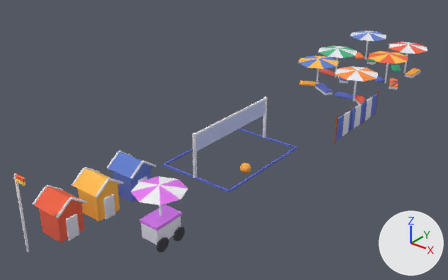
Before and after pictures for a commit that changed the glTF model public/assets/toycar/set-beach-day.glb.
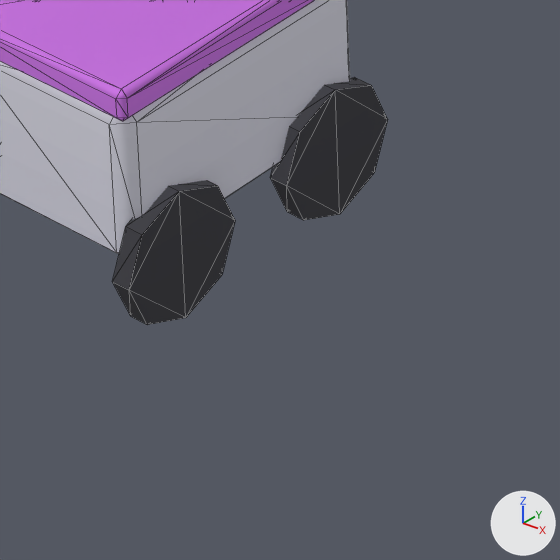
Old and new are each drawn whole from a camera (50 mm lens) standing at (10.15, -18.89, 9.23) and looking at (-1.89, -3.84, -0.1) and again close up on the part from 32% to 45% of the width and 78% to 99% of the height. Every picture has the same lights, and +X, +Y and +Z are marked at lower right. The first two pictures are the older version. The close-ups show mesh edges as thin lines. Where no turn or scale is listed for an object, it has been applied to the vertices. Vertices at exactly the same position are counted once.

The first close-up shows 'beach'.
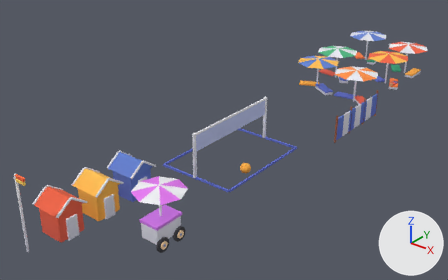
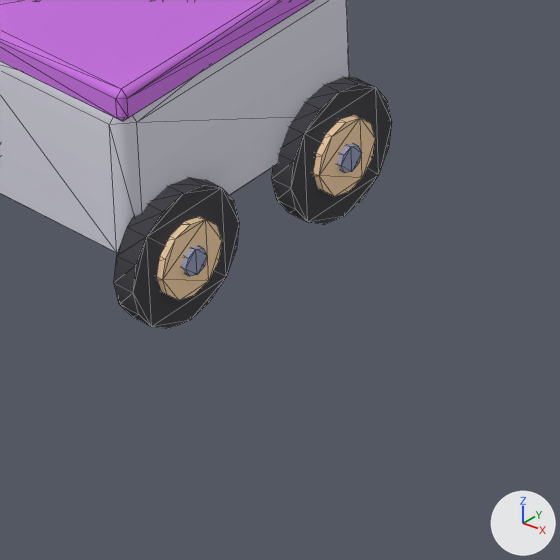
What changed in the scene script:
```text
Change me_beach:
    used by ob_beach; location = (0.2, 6.2, 0.655)
    remove me_beach.from_pydata(...)  # 1687 vertices, 3020 faces; spans x -3.1..1.2, y -18.2..1.4, z -0.7..1.5
    add me_beach.from_pydata(...)  # 1799 vertices, 3228 faces; spans x -3.1..1.2, y -18.2..1.4, z -0.7..1.5
    me_beach part 1: a new loose piece, an 8-sided cylinder along x spanning x 0.75..0.89, y -15.54..-15.46, z -0.495..-0.415, in mat_colormap (picture img_colormap_png)
    me_beach part 2: a new loose piece, an 8-sided cylinder along x spanning x 0.75..0.89, y -16.14..-16.06, z -0.495..-0.415, in mat_colormap (picture img_colormap_png)
    me_beach part 3
    56 faces are deleted
    14 vertices move within x 0.8, y -16.3..-15.3, z -0.6..-0.3
    80 vertices are added at x 0.8..0.9, y -16.3..-15.3, z -0.6..-0.3
    208 new faces join them
```

Pixel boxes (x1, y1, x2, y2) of what changed, in the close-ups (560 x 560 px):
'beach', reshaped
    before: (0, 0, 387, 325)
    after: (0, 0, 392, 329)
part 1 of me_beach, added (blue)
    after: (337, 144, 362, 173)
part 2 of me_beach, added (blue)
    after: (182, 246, 207, 276)
part 3 of me_beach, built on
    before: (112, 77, 387, 325)
    after: (114, 77, 392, 329)
